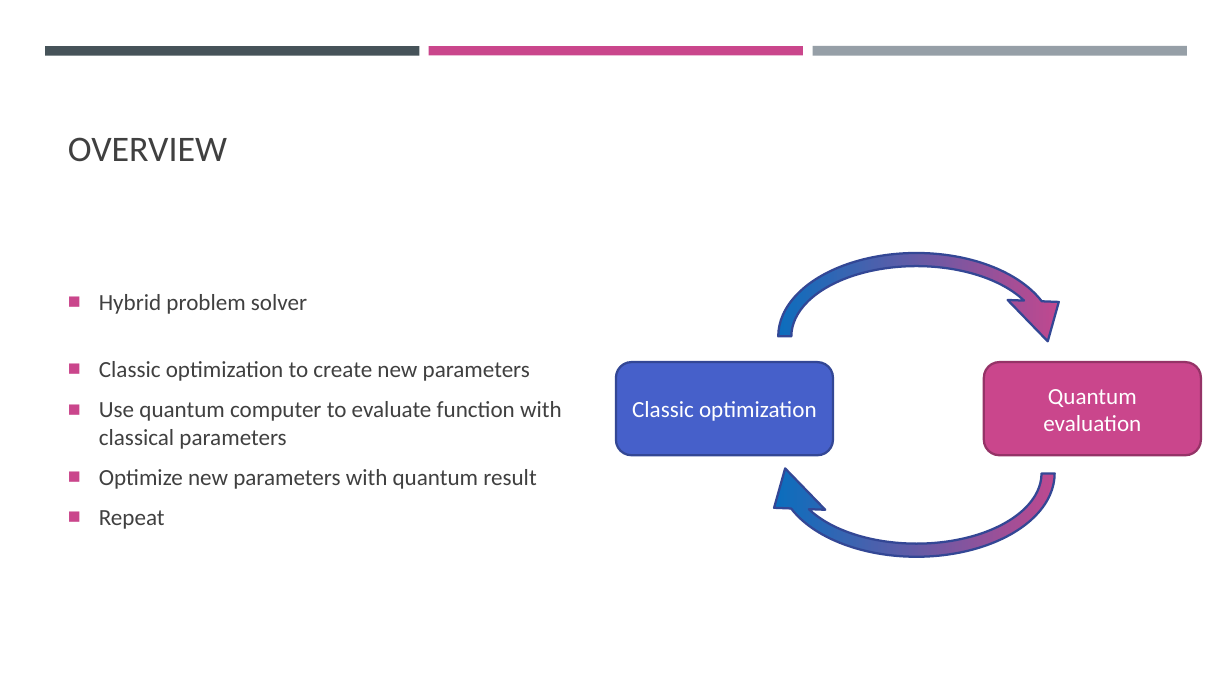
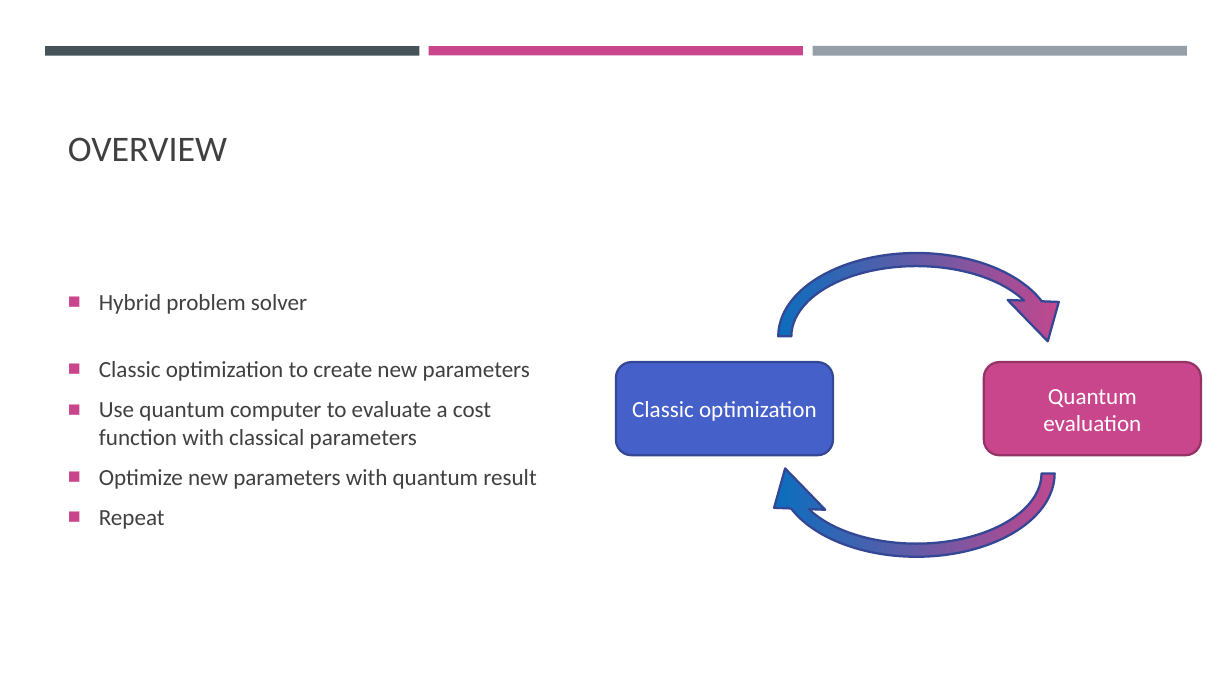
Before and after one commit to CodeJP97/QHT-2022-WoQ, a slide deck: slide 4 of Lecture.pptm. Drawn at 1232x693 pixels with LibreOffice and Linux fonts; fonts in the diff are those of the drawing. Boxes give left, top, right and bottom in pixels: in the first picture for what was removed or moved away, otherwise in the second. Text is boxed around its words. In the diff, an @@ line names an element or a change of style, - is before the commit and + after.

```diff
--- a/Lecture.pptm
+++ b/Lecture.pptm
@@ text at bbox=[99, 401, 491, 449]: text changed @@
-■ Use quantum computer to evaluate function with classical parameters
+■ Use quantum computer to evaluate a cost function with classical parameters
```
Also in this commit, not shown: 7 other slides changed, 2 slides added, 1 slide removed, 1 other file.
